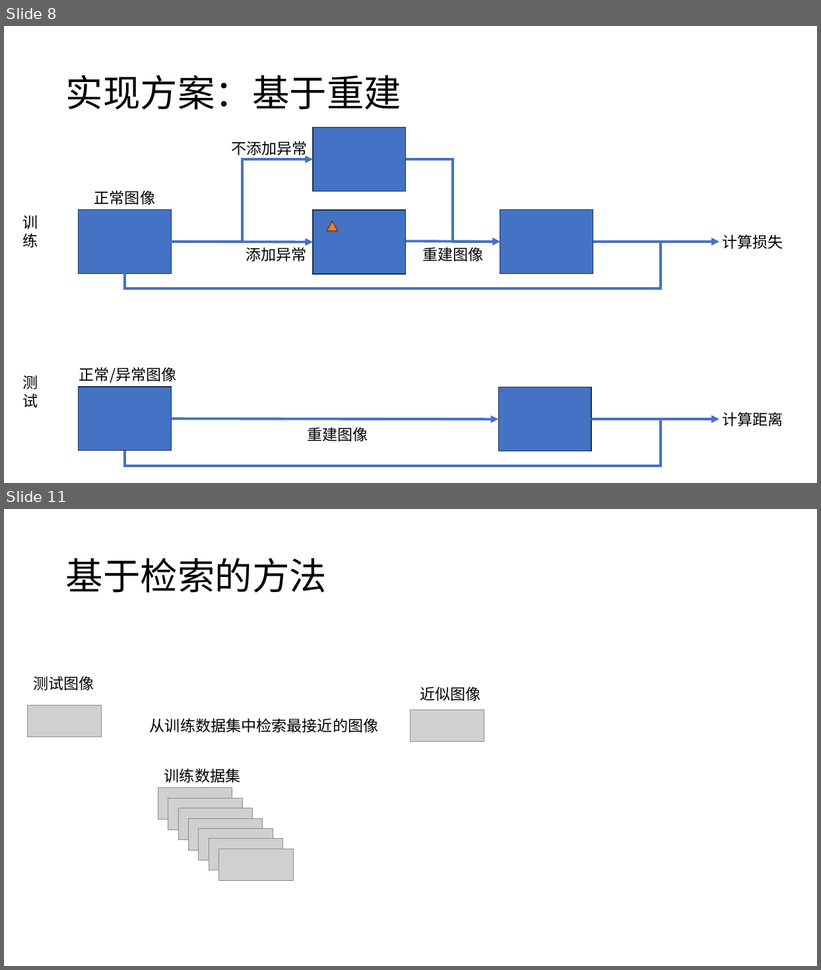
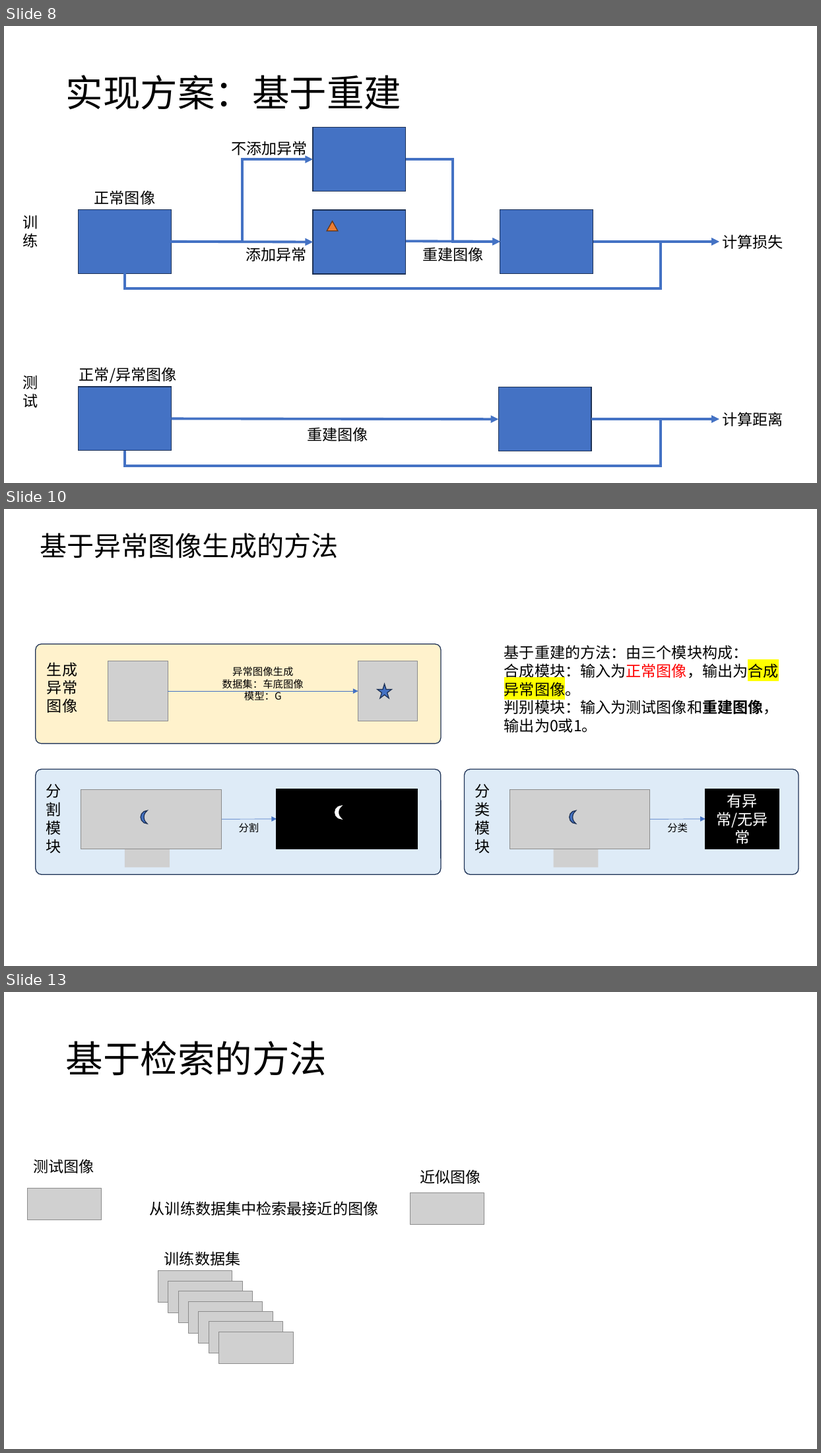
Before and after one commit to lizhenbang56/Papers, a slide deck: papers/车底检测/车底爆炸物检测.pptx. Shown one above the other, each under a label of ours: slides 8 and 11 before the commit, slides 8, 10 and 13 after it; the slides between them are not shown. The pictures are 821x970 and 821x1453 pixels, drawn with LibreOffice and Linux fonts; fonts in the diff are those of the drawing; grey boxes stand for pictures. Boxes give left, top, right and bottom in pixels: in the first picture for what was removed or moved away, otherwise in the second. Text is boxed around its words. In the diff, an @@ line names an element or a change of style, - is before the commit and + after.

```diff
--- a/papers/车底检测/车底爆炸物检测.pptx
+++ b/papers/车底检测/车底爆炸物检测.pptx
@@ slide 10 added at [4, 509, 817, 966], background #FFFFFF @@
@@ title added at [40, 533, 339, 559], 32 pt, text #000000 @@
+基于异常图像生成的方法
@@ rounded rectangle added at [36, 644, 442, 744], fill #FFF2CC, outline #1E3256 1 pt @@
@@ text added at [504, 645, 779, 733], 18 pt, text #000000 @@
+基于重建的方法：由三个模块构成：
+合成模块：输入为正常图像，输出为合成异常图像。
+判别模块：输入为测试图像和重建图像，输出为0或1。
@@ text added at [47, 662, 77, 713], 18 pt, text #000000 @@
+生成异常图像
@@ picture added at [108, 661, 168, 722] @@
@@ text added at [222, 667, 304, 700], 12 pt, text #000000 @@
+异常图像生成
+数据集：车底图像
+模型：G
@@ picture added at [358, 661, 418, 722] @@
@@ star added at [378, 684, 391, 698], fill #4472C4, outline #1E3256 1 pt @@
@@ arrow added from (168, 691) to (358, 691), #4472C4 0.5 pt @@
@@ rounded rectangle added at [36, 770, 442, 875], fill #DEEBF7, outline #1E3256 1 pt @@
@@ text added at [46, 784, 61, 854], 18 pt, text #000000 @@
+分割模块
@@ rounded rectangle added at [465, 770, 799, 875], fill #DEEBF7, outline #1E3256 1 pt @@
@@ text added at [475, 784, 490, 854], 18 pt, text #000000 @@
+分类模块
@@ picture added at [81, 789, 221, 850] @@
@@ rectangle added at [277, 789, 417, 849], fill #000000, outline #000000 1 pt @@
@@ picture added at [510, 789, 650, 850] @@
@@ rectangle added at [706, 789, 780, 849], fill #000000, outline #000000 1 pt, 18 pt, text #FFFFFF @@
+有异常/无异常
@@ moon added at [141, 811, 147, 824], fill #4472C4, outline #1E3256 1 pt @@
@@ arrow added from (221, 819) to (277, 819), #4472C4 0.5 pt @@
@@ text added at [239, 823, 259, 833], 12 pt, text #000000 @@
+分割
@@ moon added at [335, 806, 342, 819], fill #FFFFFF, outline #FFFFFF 1 pt @@
@@ moon added at [570, 811, 576, 824], fill #4472C4, outline #1E3256 1 pt @@
@@ arrow added from (650, 819) to (706, 819), #4472C4 0.5 pt @@
@@ text added at [667, 823, 688, 832], 12 pt, text #000000 @@
+分类
@@ picture added at [125, 848, 170, 867] @@
@@ picture added at [554, 848, 599, 867] @@
@@ what was slide 11 is now slide 13 @@
```
Also in this commit, not shown: 2 slides changed, 1 other slide added, 24 other files.
